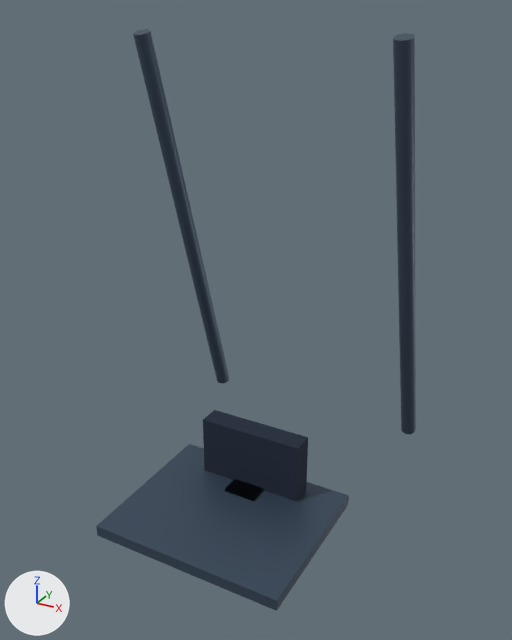
One commit to the glTF model motion/models/hack_squat.glb: the scene before it, then after it.
Rendered twice from a 50 mm lens placed at (1.31, -2.36, 2.03), pointed at (-0.01, 0.03, 0.84). Every picture has the same lights, and +X, +Y and +Z are marked at lower left. The picture after the commit comes second. Where no turn or scale is listed for an object, it has been applied to the vertices. Vertices at exactly the same position are counted once.

The first picture shows 'LshoulderPad', 'movingBack', 'platform', 'slideRail', 'slideRail.001'.
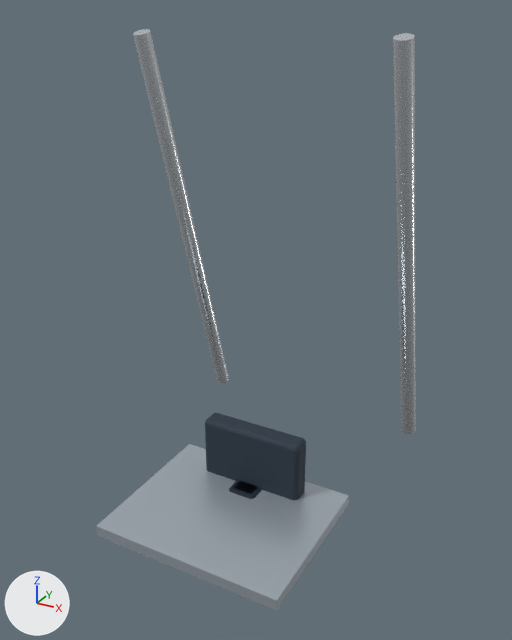
Changed parts and their boxes (x1, y1, x2, y2) in the pictures (512 x 640 px):
'platform', recoloured (dark blue to pale blue)
    both: (96, 444, 349, 611)
'slideRail.001', recoloured (dark blue to white)
    both: (393, 33, 416, 434)
'movingBack', recoloured, reshaped
    before: (203, 410, 308, 501)
    after: (205, 413, 306, 500)
'slideRail', recoloured (dark blue to white)
    both: (133, 29, 229, 384)
'LshoulderPad', recoloured
    both: (229, 480, 262, 499)

What the commit changed:
Material 'Material_0' (mat_material_0) changes colour from dark blue #445568 to pale blue #bac4cd; in linear values from (0.0578, 0.0908, 0.138) to (0.491, 0.552, 0.61).
Material 'Material_1' (mat_material_1) changes colour from dark blue #172538 to white #e0e6ea; in linear values from (0.00857, 0.0185, 0.0395) to (0.745, 0.791, 0.823).
Material 'Material_2' (mat_material_2) is new.
Its base color is (0.0194, 0.0343, 0.0545) (dark blue #263442).
Its roughness is 0.78.
me_mesh_3 is used by ob_movingback; location (0.0, 0.0, 0.0).
me_mesh_3 had 8 vertices, 12 faces and spanned x -0.24..0.24, y -0.05..0.05, z -0.325..0.325.
me_mesh_3 no longer uses material mat_material_1 (dark blue #172538).
me_mesh_3 now has 296 vertices, 588 faces and spans x -0.24..0.24, y -0.05..0.05, z -0.325..0.325.
me_mesh_3 part 1: 8 vertices removed from x -0.24..0.24, y -0.05..0.05, z -0.325..0.325; 296 vertices added at x -0.24..0.24, y -0.05..0.05, z -0.325..0.325.
me_mesh_3 gains material mat_material_2 (dark blue #263442).
